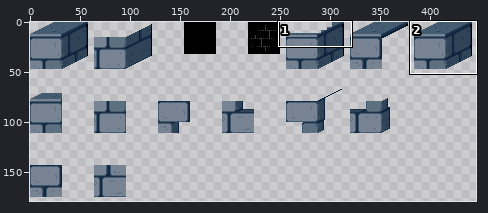
File history of a sprite sheet, 2DGame/02-Bubble/02-Bubble/images/tiles.png. The picture above shows the old version from afar; the outline marks the close-up.
Close-up. Before the commit:
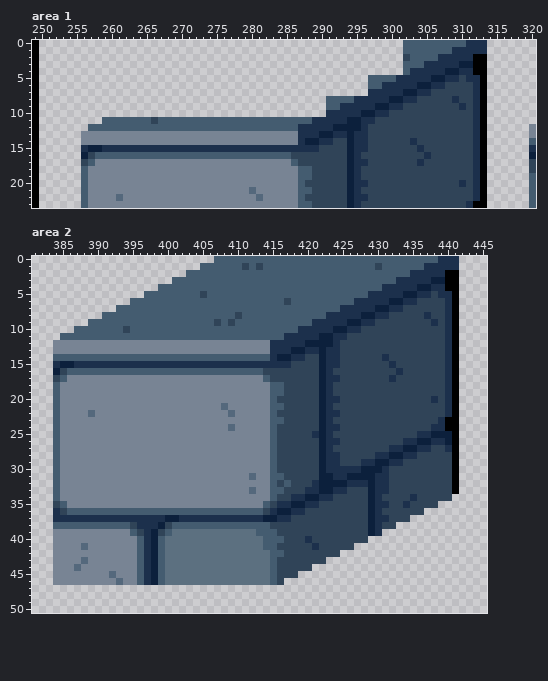
The file is 512x512 pixels. Colours within 5 levels of each other are drawn and written as one. Shown: area 1: x 249..320, y 0..23; area 2: x 381..445, y 0..50. The wide view leaves out empty margins. The commit also changed other parts of the picture, which this record leaves out.
And afterwards:
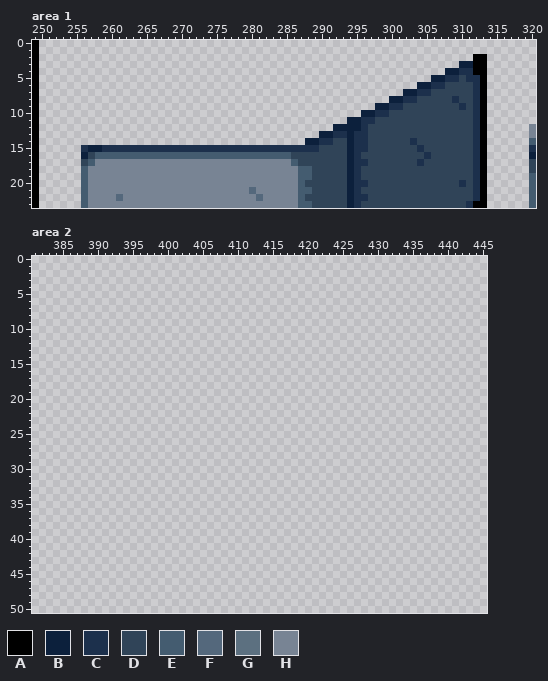
Palette (. is transparent): A #000000  B #0c203c  C #1c304c  D #304458  E #445c70  F #54687c  G #5c7080  H #788494
What changed:
Area 1:
y 0: x 302..313 EEEEEEEEECCC -> ............
y 1: x 302..313 EEEEEEECCCCC -> ............
y 2: x 302..311 DEEEECCCCC -> ..........
y 3: x 302..309 EEECCCCC -> ........
y 4: x 302..307 ECCCCC -> ......
y 5: x 297..305 EEEECCCCC -> .........
y 6: x 297..303 EECCCCC -> .......
y 7: x 297..301 CCCCC -> .....
y 8: x 291..299 EEEECCCCC -> .........
y 9: x 291..297 EECCCCC -> .......
y 10: x 291..295 CCCCC -> .....
y 11: x 259..293 EEEEEEEDEEEEEEEEEEEEEEEEEEEEEECCCCC -> ...................................
y 12: x 257..291 EEEEEEEEEEEEEEEEEEEEEEEEEEEEEECCCCC -> ...................................
y 13: x 256..289 HHHHHHHHHHHHHHHHHHHHHHHHHHHHHHHCCC -> ..................................
y 14: x 256..287 HHHHHHHHHHHHHHHHHHHHHHHHHHHHHHHC -> ................................
Area 2:
y 0: x 407..441 EEEEEEEEEEEEEEEEEEEEEEEEEEEEEEEECCC -> ...................................
y 1: x 405..441 EEEEEEDEDEEEEEEEEEEEEEEEEDEEEEEECCCCC -> .....................................
y 2: x 403..441 EEEEEEEEEEEEEEEEEEEEEEEEEEEEEEEECCCCCAA -> .......................................
y 3: x 401..441 EEEEEEEEEEEEEEEEEEEEEEEEEEEEEEEECCCCCBBAA -> .........................................
y 4: x 399..441 EEEEEEEEEEEEEEEEEEEEEEEEEEEEEEEECCCCCBBCCAA -> ...........................................
y 5: x 397..441 EEEEEEEEDEEEEEEEEEEEEEEEEEEEEEEECCCCCBBCCDCCA -> .............................................
y 6: x 395..441 EEEEEEEEEEEEEEEEEEEEEEDEEEEEEEEECCCCCBBCCDDDDCA -> ...............................................
y 7: x 393..441 EEEEEEEEEEEEEEEEEEEEEEEEEEEEEEEECCCCCBBCCDDDDDDCA -> .................................................
y 8: x 391..441 EEEEEEEEEEEEEEEEEEEDEEEEEEEEEEEECCCCCBBCCDDDDDCDDCA -> ...................................................
y 9: x 389..441 EEEEEEEEEEEEEEEEEEDEDEEEEEEEEEEECCCCCBBCCDDDDDDDDCDCA -> .....................................................
y 10: x 387..441 EEEEEEEDEEEEEEEEEEEEEEEEEEEEEEEECCCCCBBCCDDDDDDDDDDDDCA -> .......................................................
y 11: x 385..441 EEEEEEEEEEEEEEEEEEEEEEEEEEEEEEEECCCCCBBCCDDDDDDDDDDDDDDCA -> .........................................................
y 12: x 384..441 HHHHHHHHHHHHHHHHHHHHHHHHHHHHHHHCCCCCBBBBCDDDDDDDDDDDDDDDCA -> ..........................................................
y 13: x 384..441 HHHHHHHHHHHHHHHHHHHHHHHHHHHHHHHCCCBBCCBCCDDDDDDDDDDDDDDDCA -> ..........................................................
y 14: x 384..441 EEEEEEEEEEEEEEEEEEEEEEEEEEEEEEECBBCCDDBCCDDDDDDCDDDDDDDDCA -> ..........................................................
y 15: x 384..441 CBBCCCCCCCCCCCCCCCCCCCCCCCCCCCCCCCDDDDBCCDDDDDDDCDDDDDDDCA -> ..........................................................
y 16: x 384..441 BDEEEEEEEEEEEEEEEEEEEEEEEEEEEEDDDDDDDDBCDDDDDDDDDCDDDDDDCA -> ..........................................................
y 17: x 384..441 DEHHHHHHHHHHHHHHHHHHHHHHHHHHHHEDDDDDDDBCCDDDDDDDCDDDDDDDCA -> ..........................................................
y 18..19: x 384..441 EHHHHHHHHHHHHHHHHHHHHHHHHHHHHHHEEDDDDDBCDDDDDDDDDDDDDDDDCA -> ..........................................................
y 20: x 384..441 EHHHHHHHHHHHHHHHHHHHHHHHHHHHHHHEDDDDDDBCCDDDDDDDDDDDDDCDCA -> ..........................................................
y 21: x 384..441 EHHHHHHHHHHHHHHHHHHHHHHHFHHHHHHEEDDDDDBCDDDDDDDDDDDDDDDDCA -> ..........................................................
y 22: x 384..441 EHHHHFHHHHHHHHHHHHHHHHHHHFHHHHHEDDDDDDBCCDDDDDDDDDDDDDDDCA -> ..........................................................
y 23: x 384..441 EHHHHHHHHHHHHHHHHHHHHHHHHHHHHHHEEDDDDDBCDDDDDDDDDDDDDDDCAA -> ..........................................................
y 24: x 384..441 EHHHHHHHHHHHHHHHHHHHHHHHHFHHHHHEDDDDDDBCCDDDDDDDDDDDDDCCAA -> ..........................................................
y 25: x 384..441 EHHHHHHHHHHHHHHHHHHHHHHHHHHHHHHEDDDDDCBCDDDDDDDDDDDDCCBBBA -> ..........................................................
y 26: x 384..441 EHHHHHHHHHHHHHHHHHHHHHHHHHHHHHHEDDDDDDBCCDDDDDDDDDCCBBCCBA -> ..........................................................
y 27: x 384..441 EHHHHHHHHHHHHHHHHHHHHHHHHHHHHHHEDDDDDDBCDDDDDDDDCCBBCCDDCA -> ..........................................................
y 28: x 384..441 EHHHHHHHHHHHHHHHHHHHHHHHHHHHHHHEDDDDDDBCCDDDDDCCBBCCDDDDDA -> ..........................................................
y 29: x 384..441 EHHHHHHHHHHHHHHHHHHHHHHHHHHHHHHEDDDDDDBCCDDDCCBBCCDDDDDDDA -> ..........................................................
y 30: x 384..441 EHHHHHHHHHHHHHHHHHHHHHHHHHHHHHHEDDDDDDBCCCCCBBBCDDDDDDDDDA -> ..........................................................
y 31: x 384..441 EHHHHHHHHHHHHHHHHHHHHHHHHHHHFHHEEDDDDDBBCCBBBBCCDDDDDDDDDA -> ..........................................................
y 32: x 384..441 EHHHHHHHHHHHHHHHHHHHHHHHHHHHHHHEDEDDDCBBBBCCCBCCDDDDDDDDDA -> ..........................................................
y 33: x 384..441 EHHHHHHHHHHHHHHHHHHHHHHHHHHHFHHEEDDDCCBBCCDDDBCCDDDDDDDDDA -> ..........................................................
y 34: x 384..440 EHHHHHHHHHHHHHHHHHHHHHHHHHHHHHHEDDCCBBCCDDDDDBCDDDDCDDDDD -> .........................................................
y 35: x 384..438 DEHHHHHHHHHHHHHHHHHHHHHHHHHHHHEDCCBBCCDDDDDDDBCCDDCDDDD -> .......................................................
y 36: x 384..436 CDEEEEEEEEEEEEEEEEEEEEEEEEEEEEDCBBCCDDDDDDDDDBCDDDDDD -> .....................................................
y 37: x 384..434 CCCCCCCCCCCCCCCCBBCCCCCCCCCCCCBBCCDDDDDDDDDDDBCCDDD -> ...................................................
y 38: x 384..432 EEEEEEEEEEEDCCCBDEEEEEEEEEEEEEEDDDDDDDDDDDDDDBCDD -> .................................................
y 39: x 384..430 HHHHHHHHHHHEDCBDEGGGGGGGGGGGGEEEDDDDDDDDDDDDDBC -> ...............................................
y 40: x 384..428 HHHHHHHHHHHHECBEGGGGGGGGGGGGGGEEEDDDCDDDDDDDD -> .............................................
y 41: x 384..426 HHHHFHHHHHHHECBEGGGGGGGGGGGGGGEEDDDDDCDDDDD -> ...........................................
y 42: x 384..424 HHHHHHHHHHHHECBEGGGGGGGGGGGGGGGEEDDDDDDDD -> .........................................
y 43: x 384..422 HHHHFHHHHHHHECBEGGGGGGGGGGGGGGGEDDDDDDD -> .......................................
y 44: x 384..420 HHHFHHHHHHHHECBEGGGGGGGGGGGGGGGEDDDDD -> .....................................
y 45: x 384..418 HHHHHHHHFHHHECBEGGGGGGGGGGGGGGGEDDD -> ...................................
y 46: x 384..416 HHHHHHHHHFHHECBEGGGGGGGGGGGGGGGED -> .................................
